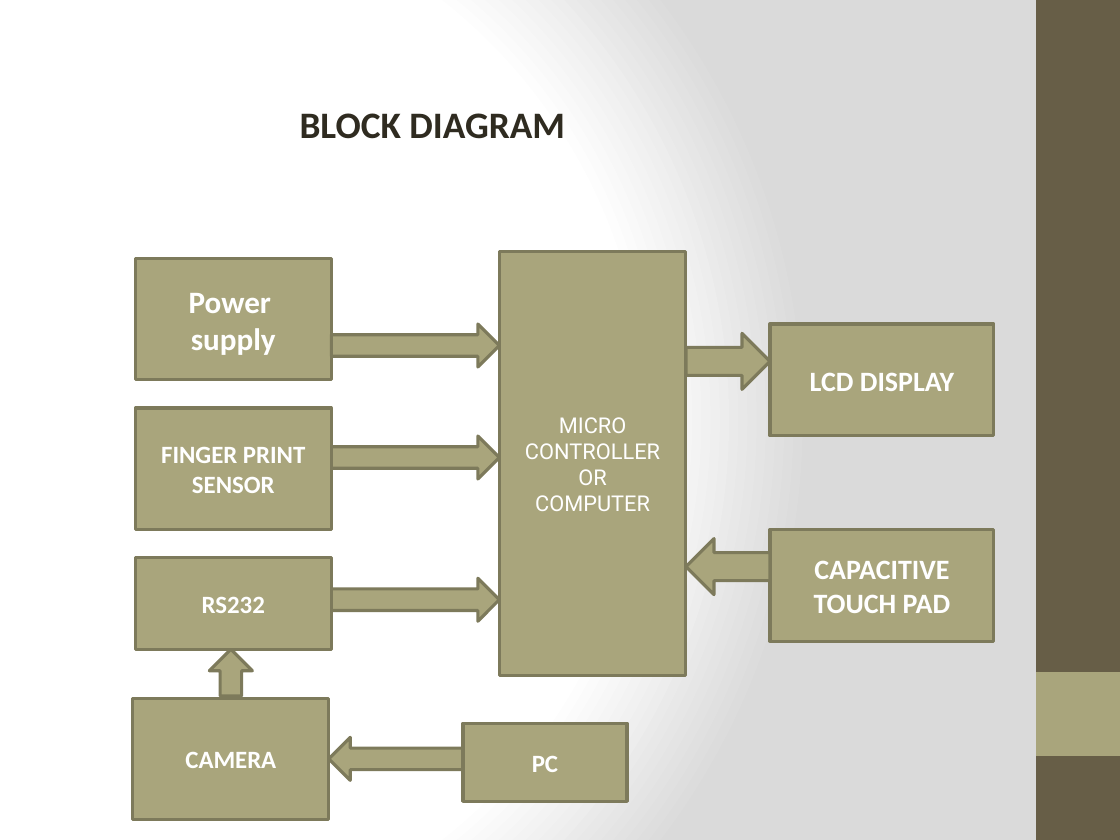
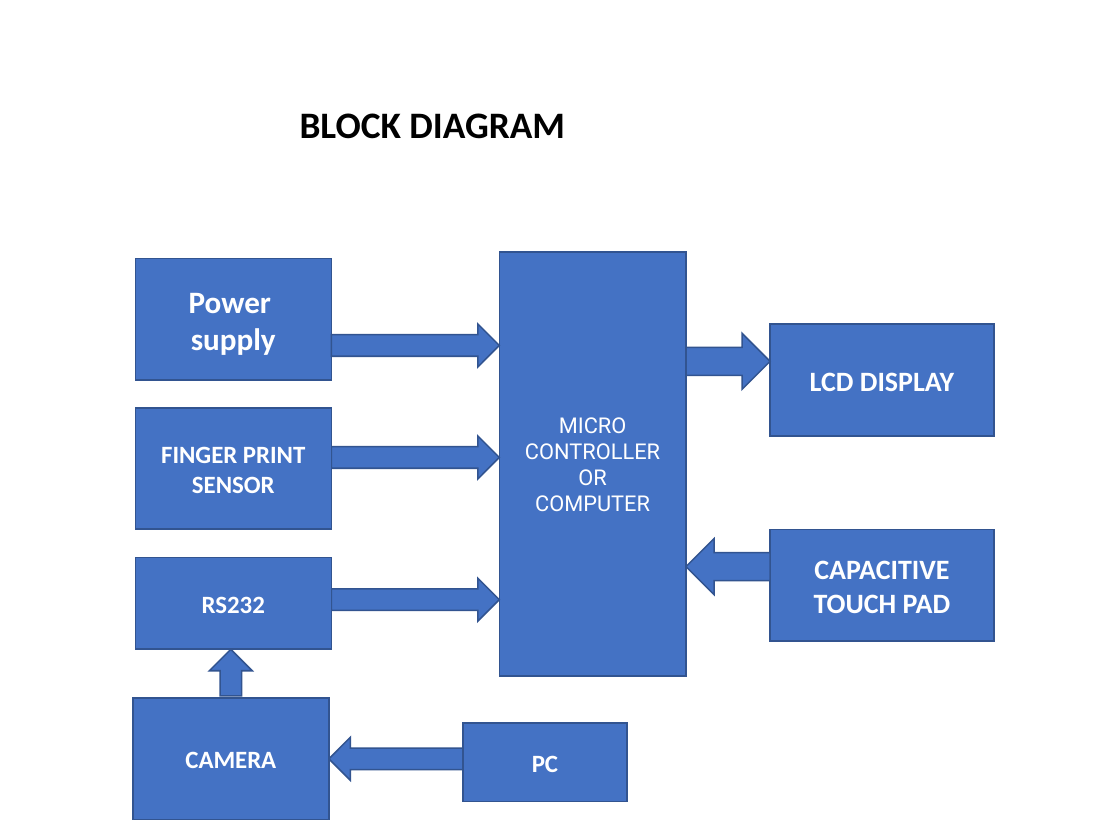
Before and after one commit to Humanpredator/Dream-Epic, a slide deck: slide 6 of Project Center/PPT/PPT.pptx. Drawn at 1120x840 pixels with LibreOffice and Linux fonts; fonts in the diff are those of the drawing. Boxes give left, top, right and bottom in pixels: in the first picture for what was removed or moved away, otherwise in the second. Text is boxed around its words. In the diff, an @@ line names an element or a change of style, - is before the commit and + after.

```diff
--- a/Project Center/PPT/PPT.pptx
+++ b/Project Center/PPT/PPT.pptx
@@ background gradient #FFFFFF to #DADADA to #FFFFFF @@
@@ rectangle removed at (1036, 0, 1120, 840) @@
@@ text "BLOCK DIAGRAM" at (300, 113, 565, 139): text colour #2F2B20 to #000000 @@
@@ fill #A9A57C to #4472C4; outline #7D7A5C 2 pt to #325491 1 pt in 15 elements at (136, 259, 332, 380), (500, 252, 687, 675), (771, 324, 995, 436), (136, 408, 332, 529), (136, 558, 332, 650), (133, 698, 329, 819), (463, 724, 626, 802), (771, 530, 995, 642), (332, 324, 500, 366), (686, 333, 770, 389), (332, 436, 500, 478), (332, 578, 500, 620), (328, 738, 463, 781), (209, 650, 252, 697), (686, 538, 770, 594) @@
@@ rectangle removed at (1036, 672, 1120, 756) @@
```
Also in this commit, not shown: 15 other slides changed, 1 slide added, 1 slide removed, 3 other files.
